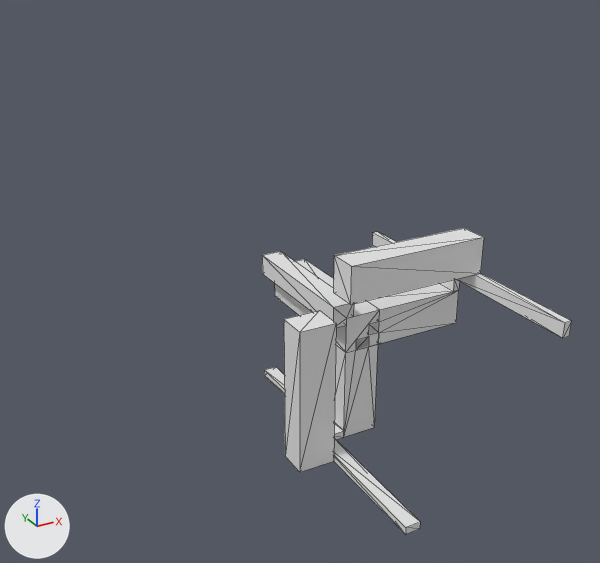
The OBJ model Data/bmc/tiles_structure/t_210.obj, before and after one commit.
Before and after are seen from a camera (50 mm lens) standing at (-1.226, -2.012, 1.119) and looking at (-0.146, -0.048, 0.137). The lights are fixed; the arrows at lower left show +X, +Y and +Z. Mesh edges are drawn as thin lines. Where no turn or scale is listed for an object, it has been applied to the vertices.

Objects in the first picture: 't_210'.
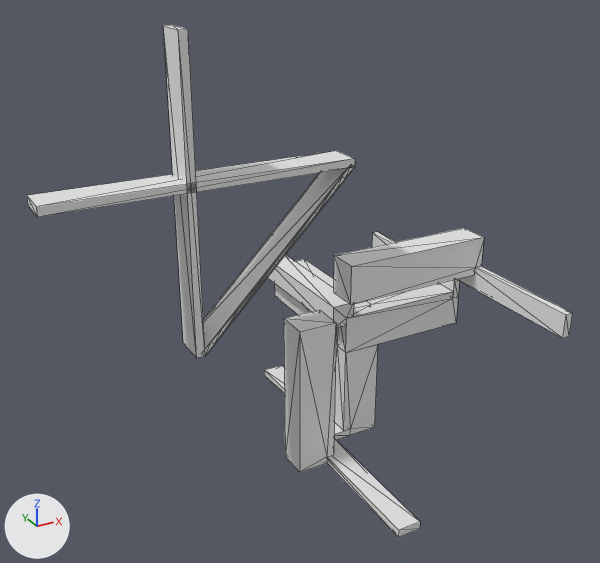
The edits, one by one:
me_t_210 is used by ob_t_210; location (0.0, 0.0, 0.0).
me_t_210 had 85 vertices, 160 faces and spanned x -0.175..0.5, y -0.5..0.5, z -0.5..0.175.
me_t_210 now has 177 vertices, 355 faces and spans x -0.875..0.5, y -0.5..0.5, z -0.5..0.875.
me_t_210 part 1: a new loose piece of 92 vertices spanning x -0.875..0.0, y -0.1..0.0, z 0.0..0.875.
Part 2, on me_t_210:
35 vertices are removed from x -0.175..0.5, y -0.5..0.5, z -0.5..0.05.
128 faces are deleted.
2 vertices move from x 0.5, y -0.5..0.5, z -0.05..0.05 to x 0.475, y -0.5..0.5, z -0.075..0.075.
35 vertices are added at x -0.175..0.5, y -0.5..0.5, z -0.5..0.075.
143 new faces join them.

What differs and where, as boxes (x1, y1, x2, y2) in the pictures (600 x 563 px; the box of a moved part takes in the faces that stretch with it):
't_210', reshaped (76% wider, 67% taller): before (262, 228, 571, 535); after (27, 25, 573, 537)
part 1 of me_t_210, added: after (27, 25, 355, 358)
part 2 of me_t_210, moved or reshaped: before (265, 232, 571, 535); after (265, 232, 573, 537)
